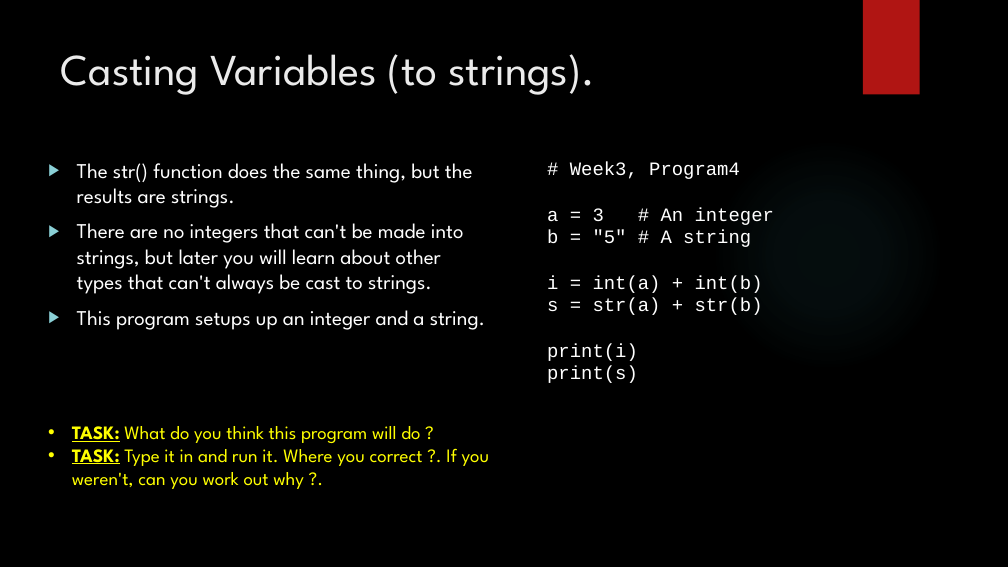
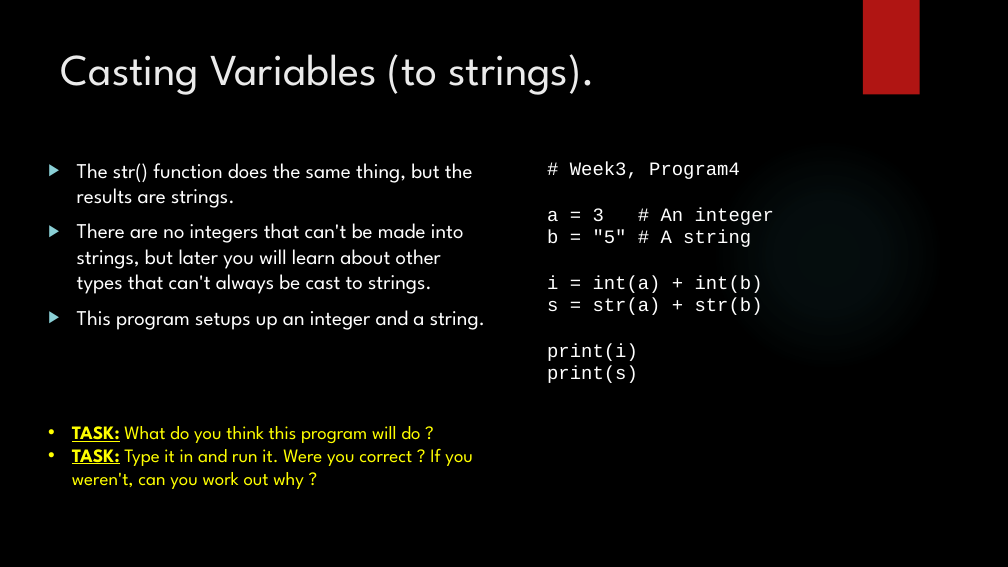
Before and after one commit to davidgroves/DGM_Tutorials, a slide deck: slide 8 of week3/week3.pptx. Drawn at 1008x567 pixels with LibreOffice and Linux fonts; fonts in the diff are those of the drawing; background and template pictures are left out. Boxes give left, top, right and bottom in pixels: in the first picture for what was removed or moved away, otherwise in the second. Text is boxed around its words. In the diff, an @@ line names an element or a change of style, - is before the commit and + after.

Commit message:
Edited punctuation and homework10 (from 100000000 to 10000) so the program will run.

```diff
--- a/week3/week3.pptx
+++ b/week3/week3.pptx
@@ text at [72,449,473,489]: text changed @@
-• TASK: Type it in and run it. Where you correct ?. If you weren't, can you work out why ?.
+• TASK: Type it in and run it. Were you correct ? If you weren't, can you work out why ?
```
